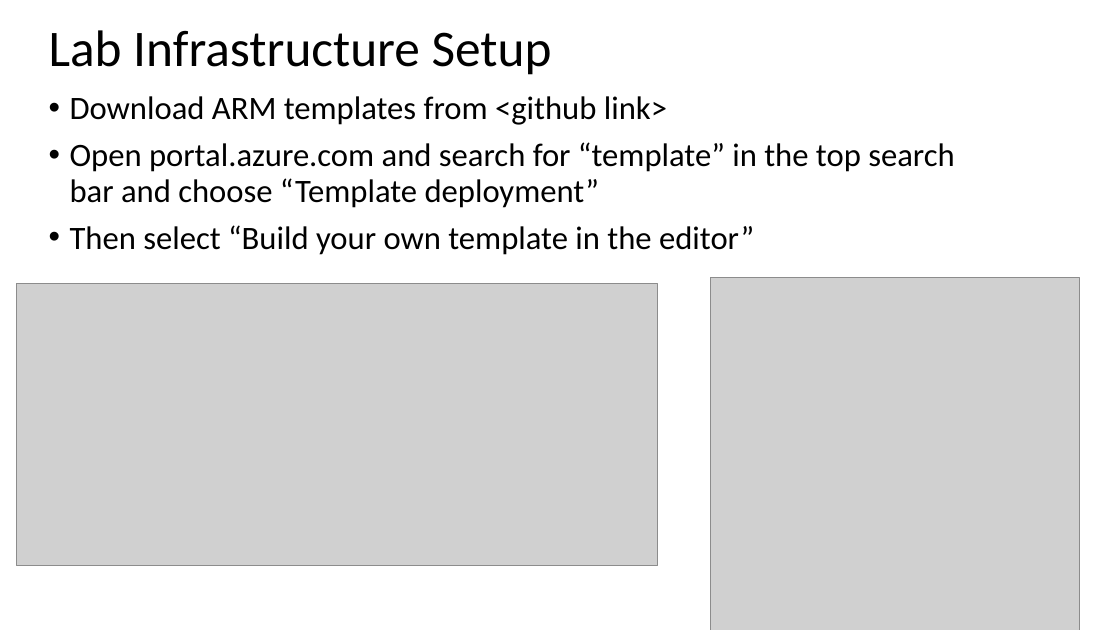
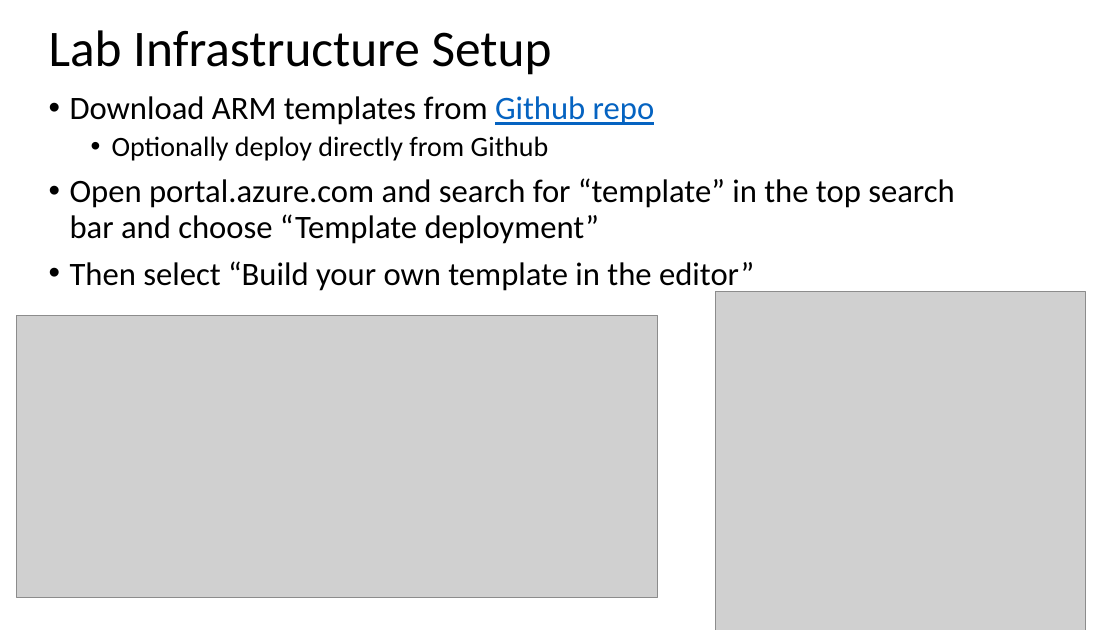
Before and after one commit to dkirby-ms/VeeamOnAzureLab, a slide deck: slide 2 of Veeam Lab Guide.pptx. Drawn at 1120x630 pixels with LibreOffice and Linux fonts; fonts in the diff are those of the drawing; grey boxes stand for pictures. Boxes give left, top, right and bottom in pixels: in the first picture for what was removed or moved away, otherwise in the second. Text is boxed around its words. In the diff, an @@ line names an element or a change of style, - is before the commit and + after.

```diff
--- a/Veeam Lab Guide.pptx
+++ b/Veeam Lab Guide.pptx
@@ text at (70,96,655,161): text changed @@
-• Download ARM templates from <github link>
+• Download ARM templates from Github repo
+  • Optionally deploy directly from Github
@@ picture: place and size @@
-picture at (711,278,1081,630)
+picture at (716,292,1086,630)
@@ picture: place and size @@
-picture at (16,284,658,566)
+picture at (16,315,658,597)
```
Also in this commit, not shown: 4 other slides changed, 2 slides added, 1 slide removed.
